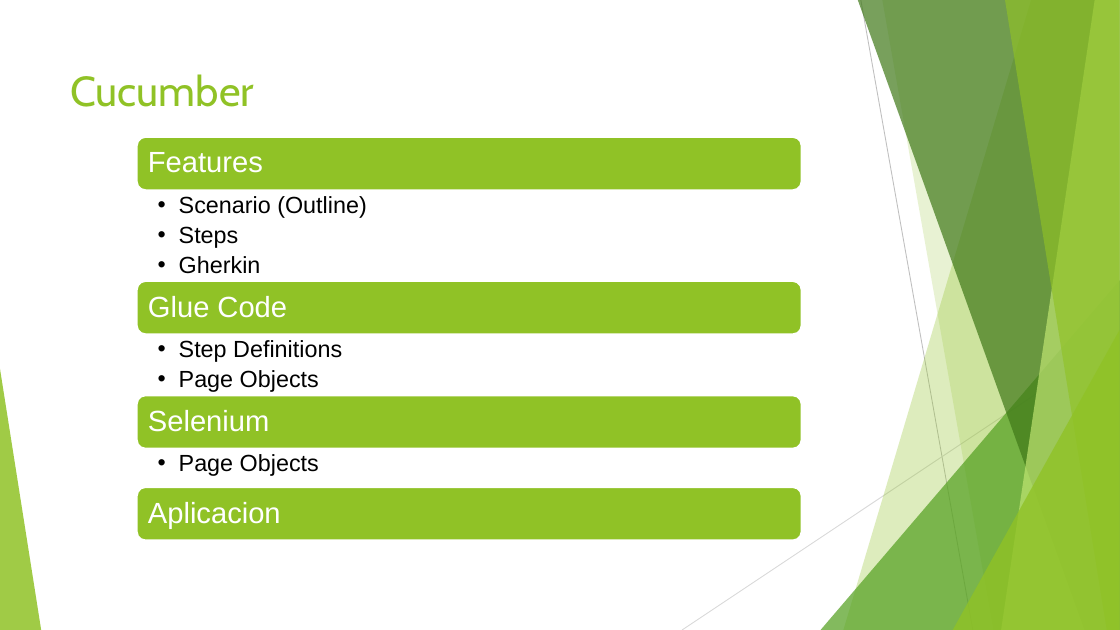
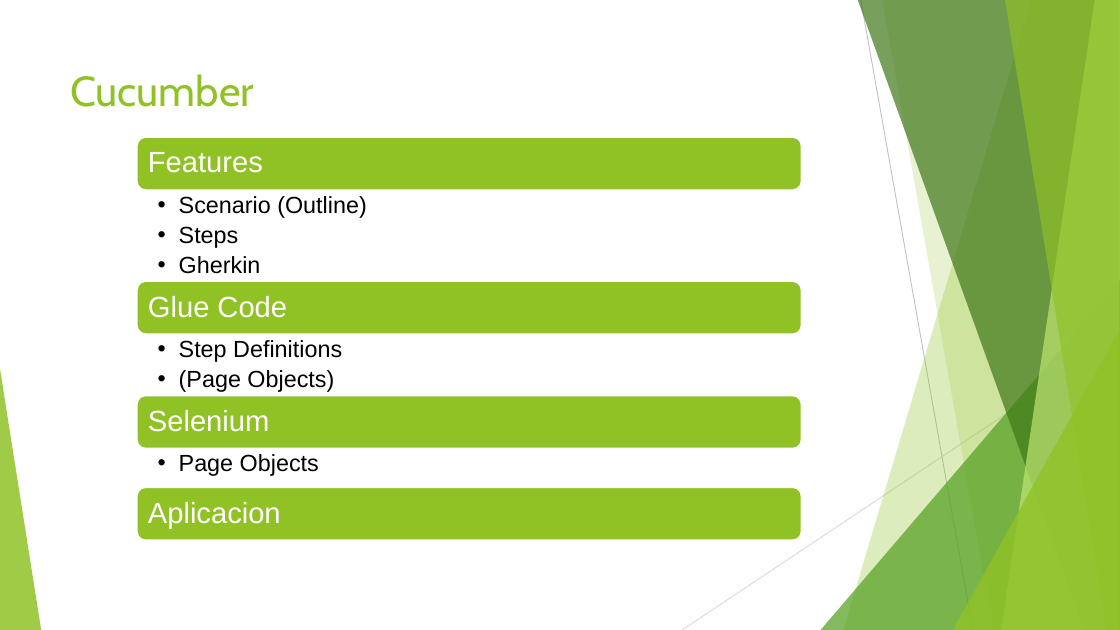
Before and after one commit to jomarnavarro/pepinazo, a slide deck: slide 4 of slides/Selenium Cucumber.pptx. Drawn at 1120x630 pixels with LibreOffice and Linux fonts; fonts in the diff are those of the drawing. Boxes give left, top, right and bottom in pixels: in the first picture for what was removed or moved away, otherwise in the second. Text is boxed around its words. In the diff, an @@ line names an element or a change of style, - is before the commit and + after.

Commit message:
Modifies Selenium cucumber slides

```diff
--- a/slides/Selenium Cucumber.pptx
+++ b/slides/Selenium Cucumber.pptx
@@ text at box(179, 370, 334, 392): text changed @@
-  • Page Objects
+  • (Page Objects)
```
Also in this commit, not shown: 1 other slide changed, 4 slides added, 23 slides removed.
